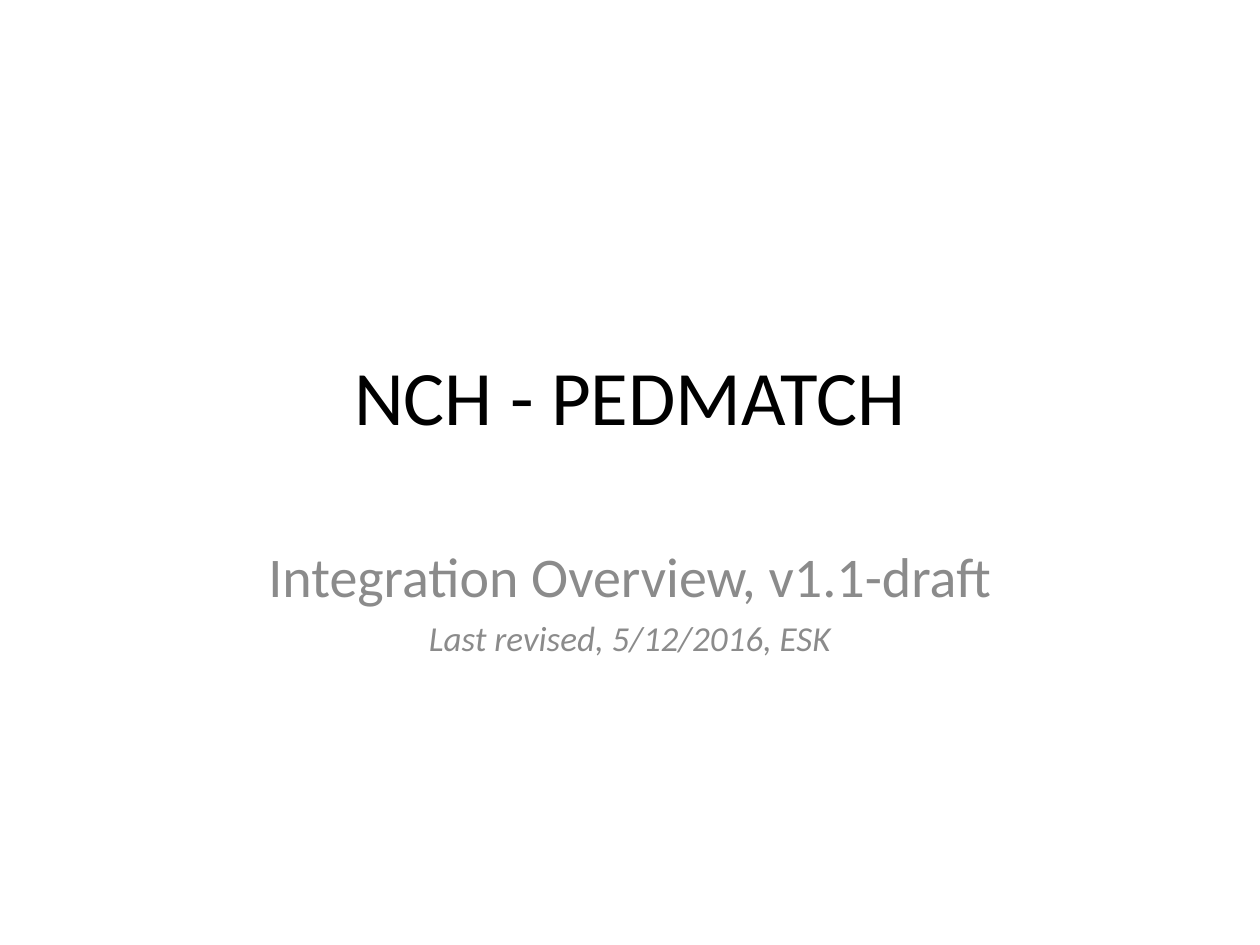
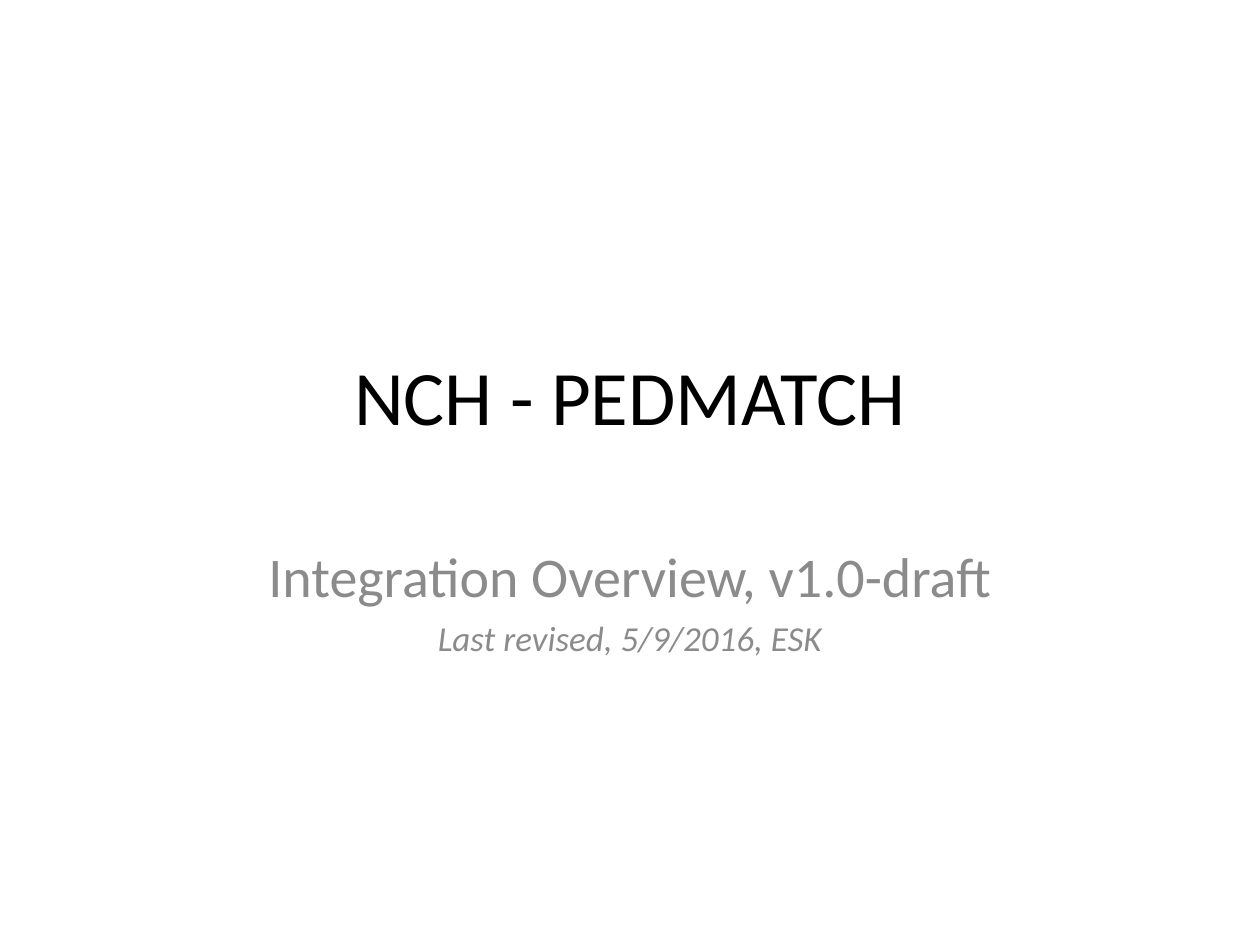
Before and after one commit to NCH-BPC-Informatics/pedmatch-arch-docs, a slide deck: slide 1 of NCH-PEDMATCH - Integration Walkthrough.pptx. Drawn at 1260x945 pixels with LibreOffice and Linux fonts; fonts in the diff are those of the drawing. Boxes give left, top, right and bottom in pixels: in the first picture for what was removed or moved away, otherwise in the second. Text is boxed around its words. In the diff, an @@ line names an element or a change of style, - is before the commit and + after.

```diff
--- a/NCH-PEDMATCH - Integration Walkthrough.pptx
+++ b/NCH-PEDMATCH - Integration Walkthrough.pptx
@@ subtitle at box(268, 558, 991, 655): text changed @@
-Integration Overview, v1.1-draft
-Last revised, 5/12/2016, ESK
+Integration Overview, v1.0-draft
+Last revised, 5/9/2016, ESK
```
Also in this commit, not shown: 1 other file.
